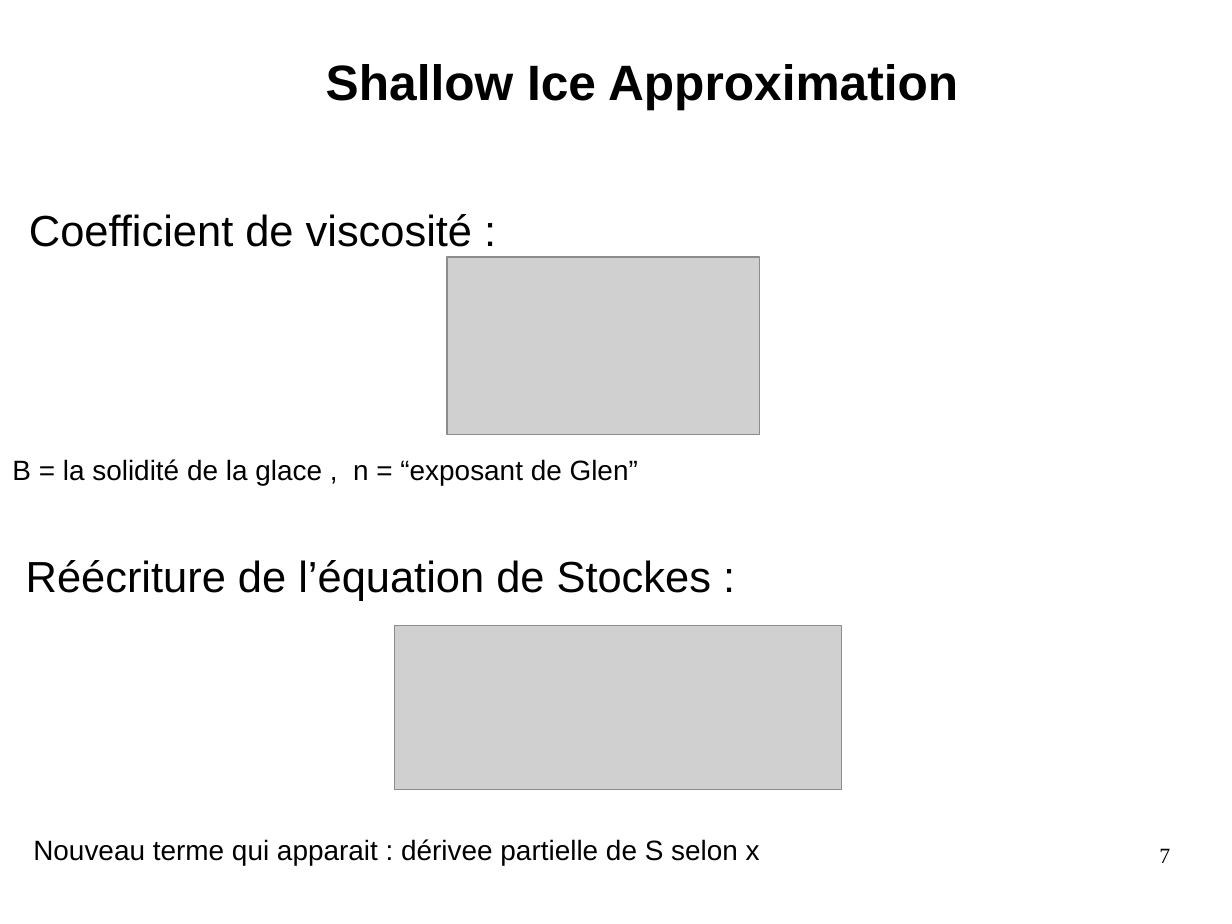
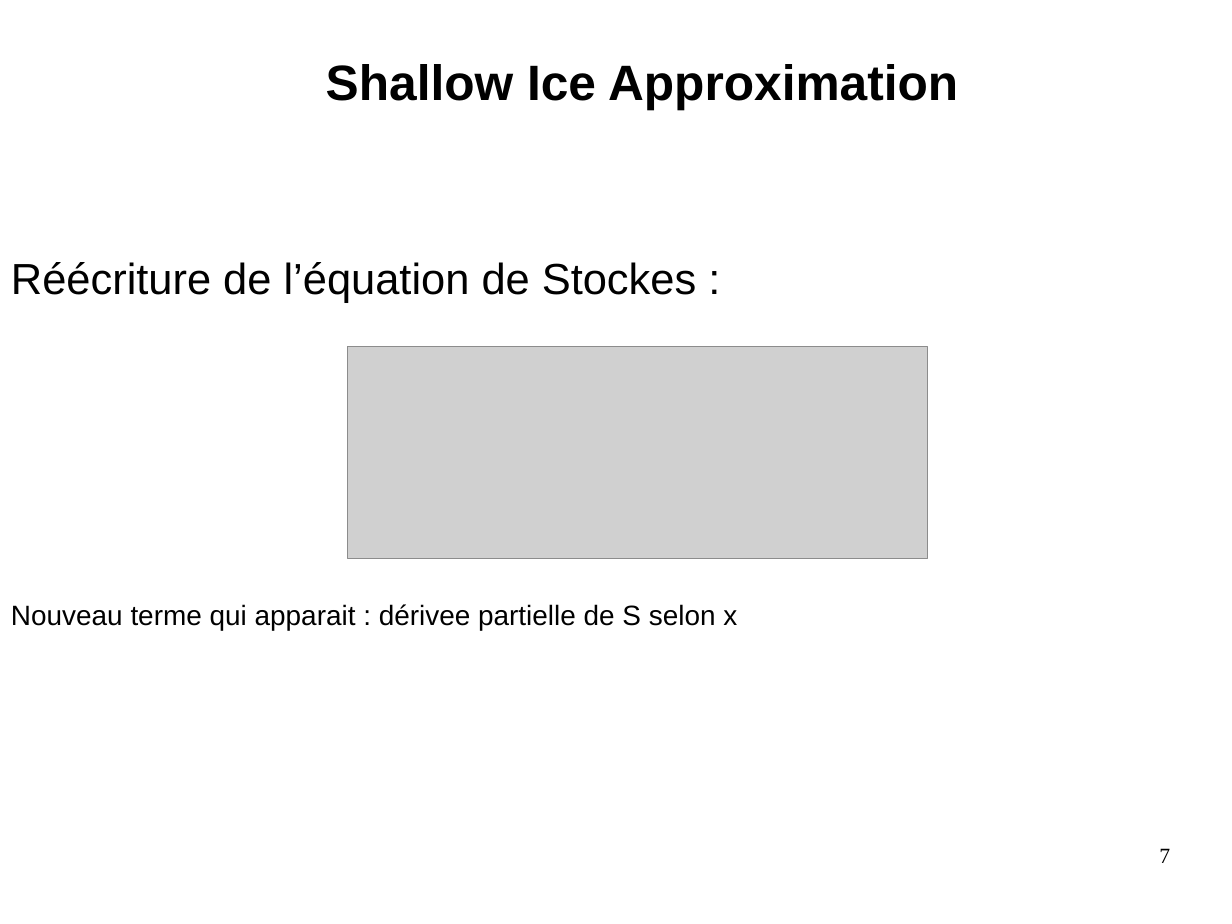
Before and after one commit to Rivoks/polytech-projet-mdg, a slide deck: slide 7 of documents/Powerpoint.odp. Drawn at 1232x924 pixels with LibreOffice and Linux fonts; fonts in the diff are those of the drawing; grey boxes stand for pictures. Boxes give left, top, right and bottom in pixels: in the first picture for what was removed or moved away, otherwise in the second. Text is boxed around its words. In the diff, an @@ line names an element or a change of style, - is before the commit and + after.

Commit message:
changement powerpoint

```diff
--- a/documents/Powerpoint.odp
+++ b/documents/Powerpoint.odp
@@ text removed at bbox=[29, 214, 472, 247] @@
-Coefficient de viscosité :
@@ text "Réécriture de l’équation de Stockes ...": place and size @@
-text "Réécriture de l’équation de Stockes ..." at bbox=[26, 560, 711, 601]
+text "Réécriture de l’équation de Stockes ..." at bbox=[11, 262, 696, 303]
@@ picture: place and size @@
-picture at bbox=[447, 257, 760, 435]
+picture at bbox=[348, 347, 928, 559]
@@ text removed at bbox=[12, 459, 638, 485] @@
-B = la solidité de la glace , n = “exposant de Glen”
@@ text "Nouveau terme qui apparait : ...": place and size @@
-text "Nouveau terme qui apparait : ..." at bbox=[33, 839, 760, 865]
+text "Nouveau terme qui apparait : ..." at bbox=[11, 604, 737, 631]
@@ picture removed at bbox=[395, 626, 842, 790] @@
```
Also in this commit, not shown: 1 other file.
